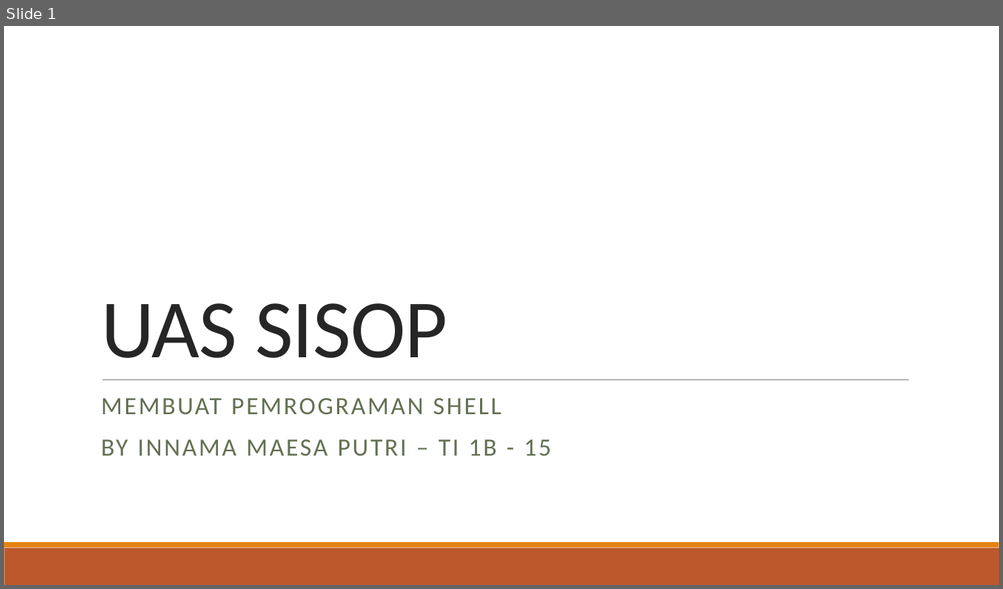
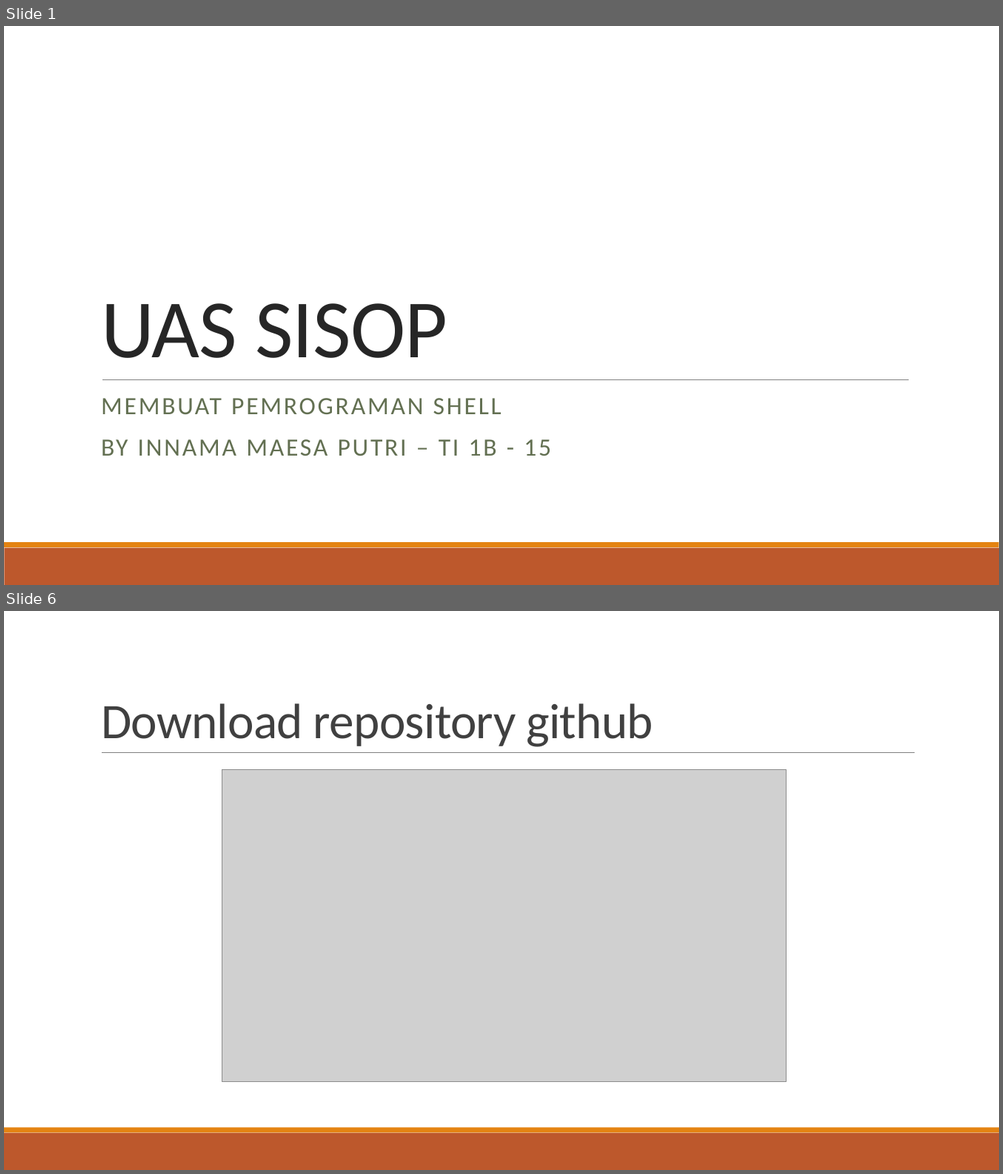
Before and after one commit to sukinnamz/UAS-SISTEMOPERASI, a slide deck: PPT UAS Innama Maesa Putri.pptx. Shown one above the other, each under a label of ours: slide 1 before the commit, slides 1 and 6 after it; the slides between them are not shown. The pictures are 1003x589 and 1003x1174 pixels, drawn with LibreOffice and Linux fonts; fonts in the diff are those of the drawing; grey boxes stand for pictures. Boxes give left, top, right and bottom in pixels: in the first picture for what was removed or moved away, otherwise in the second. Text is boxed around its words. In the diff, an @@ line names an element or a change of style, - is before the commit and + after.

```diff
--- a/PPT UAS Innama Maesa Putri.pptx
+++ b/PPT UAS Innama Maesa Putri.pptx
@@ slide 6 added at box(4, 611, 999, 1170), background #FFFFFF; not listed: 2 template elements that a slide beside it also shows @@
@@ title added at box(101, 703, 653, 747), 48 pt, text #404040 @@
+Download repository github
@@ line added from (102, 753) to (915, 753), #808080 0.5 pt @@
@@ picture added at box(222, 769, 786, 1082) @@
```
Also in this commit, not shown: 1 slide changed, 9 other slides added.
